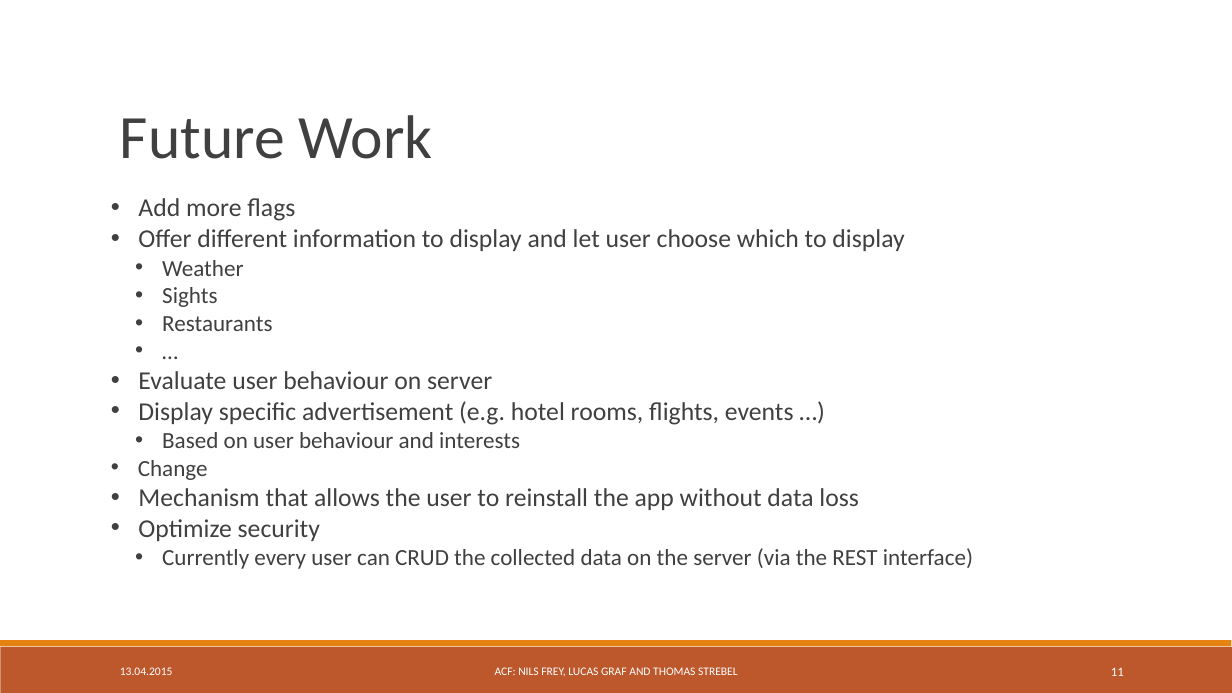
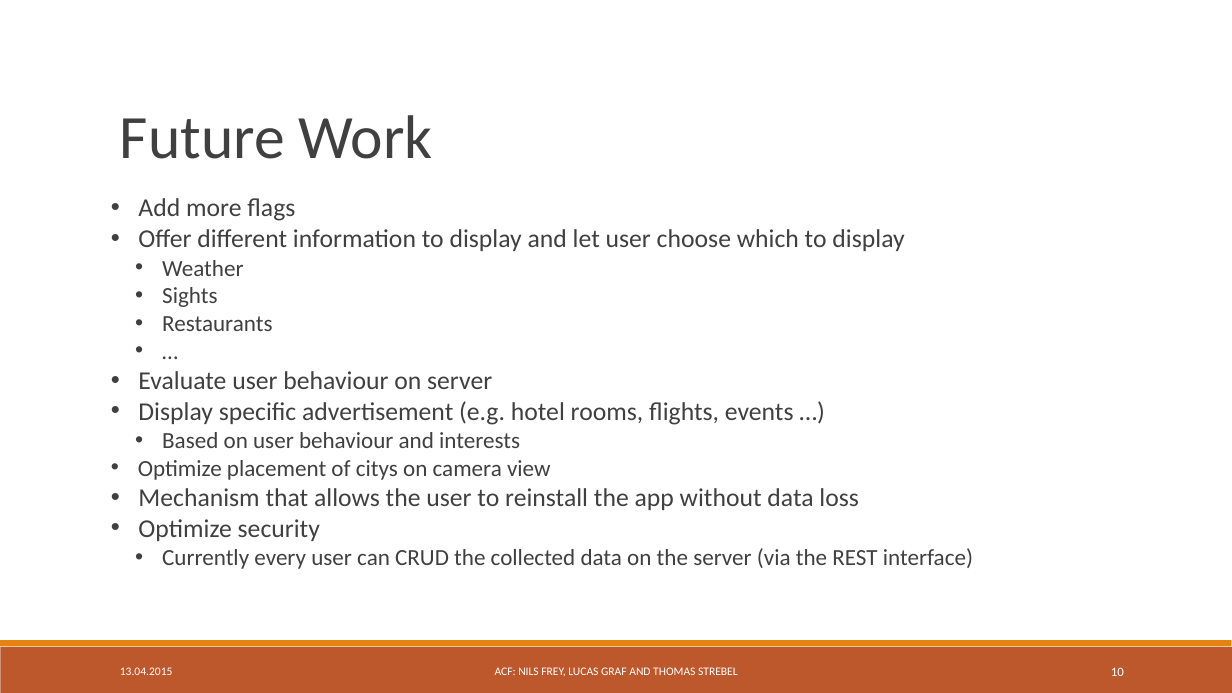
Before and after one commit to freyn42/TSM_MobOp, a slide deck: slide 10 of Presentation/TSM_MobOp Mini Project.ppt (slide 11 before the commit). Drawn at 1232x693 pixels with LibreOffice and Linux fonts; fonts in the diff are those of the drawing. Boxes give left, top, right and bottom in pixels: in the first picture for what was removed or moved away, otherwise in the second. Text is boxed around its words. In the diff, an @@ line names an element or a change of style, - is before the commit and + after.

```diff
--- a/Presentation/TSM_MobOp Mini Project.ppt
+++ b/Presentation/TSM_MobOp Mini Project.ppt
@@ text at (x1=138, y1=460, x2=551, y2=480): text changed @@
-• Change
+• Optimize placement of citys on camera view
@@ page number at (x1=1111, y1=667, x2=1124, y2=676): text changed @@
-11
+10
```
Also in this commit, not shown: 4 other slides changed, 1 slide removed.
